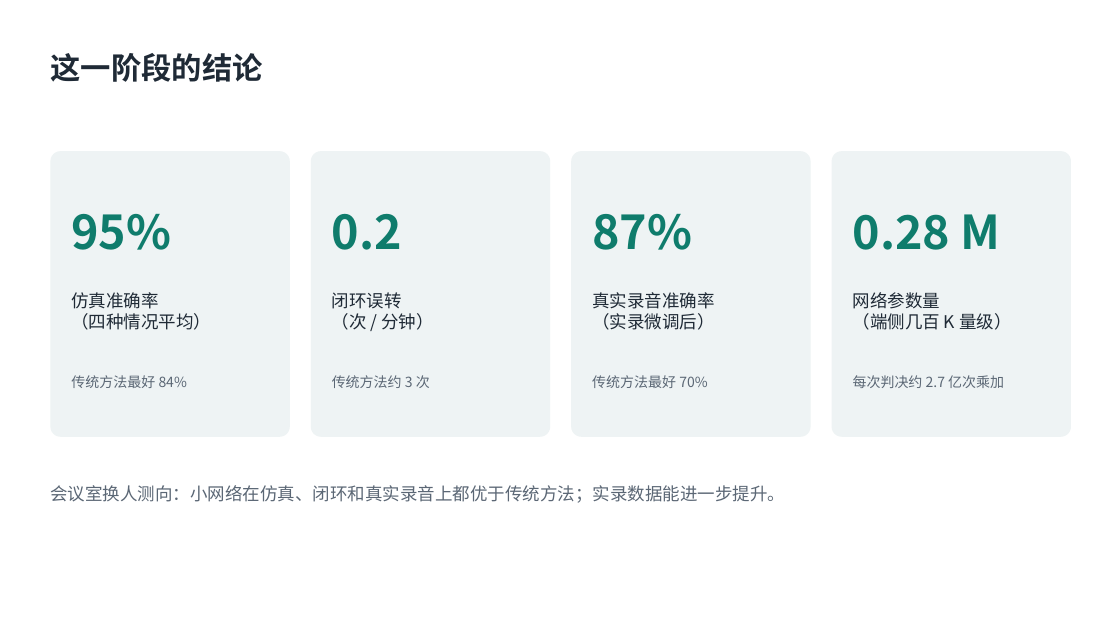
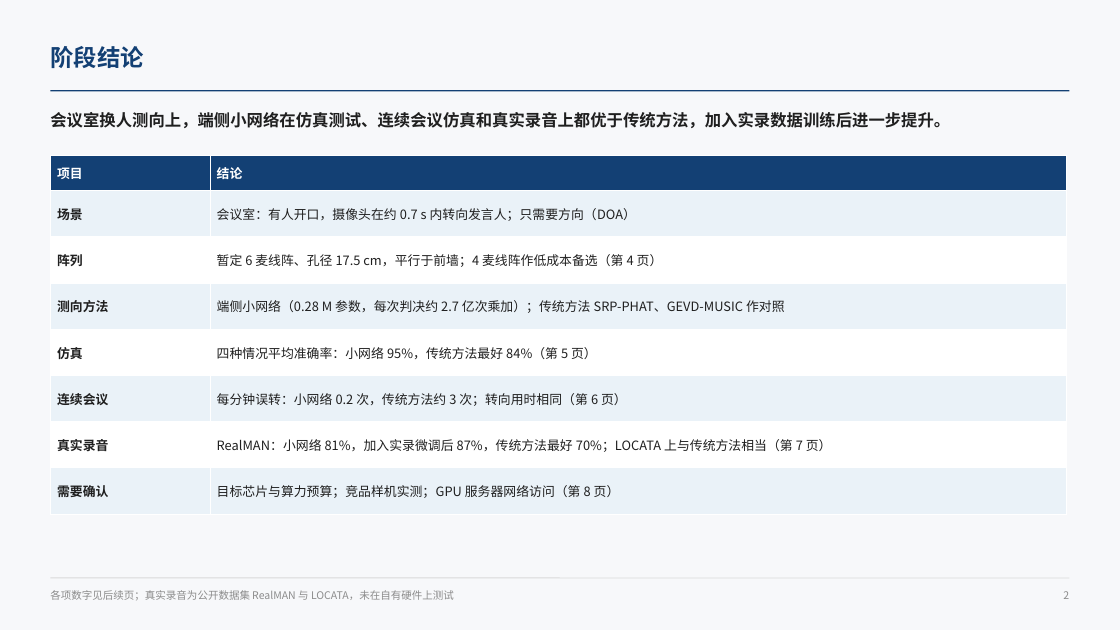
Before and after one commit to ZeroFoxxi/ssl-scene1, a slide deck: slide 2 of 01_场景一_摄像头声源定位/方案选型/场景一阶段汇报_会议室声源定位.pptx. Drawn at 1120x630 pixels with LibreOffice and Linux fonts; fonts in the diff are those of the drawing. Boxes give left, top, right and bottom in pixels: in the first picture for what was removed or moved away, otherwise in the second. Text is boxed around its words. In the diff, an @@ line names an element or a change of style, - is before the commit and + after.

```diff
--- a/01_场景一_摄像头声源定位/方案选型/场景一阶段汇报_会议室声源定位.pptx
+++ b/01_场景一_摄像头声源定位/方案选型/场景一阶段汇报_会议室声源定位.pptx
@@ background #FFFFFF to #F7F8FA @@
@@ text at (50,46,143,68): text changed; size 26 to 20 pt; text colour #1F2A36 to #134074 @@
-这一阶段的结论
+阶段结论
@@ text at (50,112,950,128): text changed; size 15 to 14 pt; text colour #5B6775 to #1F1F1F; bold on @@
-会议室换人测向：小网络在仿真、闭环和真实录音上都优于传统方法；实录数据能进一步提升。
+会议室换人测向上，端侧小网络在仿真测试、连续会议仿真和真实录音上都优于传统方法，加入实录数据训练后进一步提升。
@@ text "会议室换人测向上，端侧小网络在仿真测试、连续会议仿真和真实录音上都优于传统方法，加入实录数据训练后进一步提升。" at (50,112,950,128): vertical alignment top to middle @@
@@ line added from (50, 91) to (1070, 91), #134074 1 pt @@
@@ rounded rectangle removed at (50,151,290,437) @@
@@ table added at (50,155,1067,502), 8 rows, 2 columns @@
+项目 | 结论
+场景 | 会议室：有人开口，摄像头在约 0.7 s 内转向发言人；只需要方向（DOA）
+阵列 | 暂定 6 麦线阵、孔径 17.5 cm，平行于前墙；4 麦线阵作低成本备选（第 4 页）
+测向方法 | 端侧小网络（0.28 M 参数，每次判决约 2.7 亿次乘加）；传统方法 SRP-PHAT、GEVD-MUSIC 作对照
+仿真 | 四种情况平均准确率：小网络 95%，传统方法最好 84%（第 5 页）
+连续会议 | 每分钟误转：小网络 0.2 次，传统方法约 3 次；转向用时相同（第 6 页）
+真实录音 | RealMAN：小网络 81%，加入实录微调后 87%，传统方法最好 70%；LOCATA 上与传统方法相当（第 7 页）
+需要确认 | 目标芯片与算力预算；竞品样机实测；GPU 服务器网络访问（第 8 页）
@@ rounded rectangle removed at (311,151,550,437) @@
@@ rounded rectangle removed at (571,151,811,437) @@
@@ rounded rectangle removed at (832,151,1071,437) @@
@@ text removed at (71,213,171,250) @@
-95%
@@ text removed at (592,213,692,250) @@
-87%
@@ text removed at (853,214,1001,250) @@
-0.28 M
@@ text removed at (71,292,211,330) @@
-仿真准确率
-（四种情况平均）
@@ text removed at (332,292,433,330) @@
-闭环误转
-（次 / 分钟）
@@ text removed at (592,292,714,330) @@
-真实录音准确率
-（实录微调后）
@@ text removed at (853,292,1011,330) @@
-网络参数量
-（端侧几百 K 量级）
@@ text removed at (71,375,187,388) @@
-传统方法最好 84%
@@ text removed at (332,375,430,388) @@
-传统方法约 3 次
@@ text removed at (592,375,707,388) @@
-传统方法最好 70%
@@ text removed at (853,375,1004,388) @@
-每次判决约 2.7 亿次乘加
@@ line added from (50, 578) to (1070, 578), #D9D9D9 0.75 pt @@
@@ text added at (50,590,454,600), 9 pt, text #8C8C8C @@
+各项数字见后续页；真实录音为公开数据集 RealMAN 与 LOCATA，未在自有硬件上测试
@@ text at (1063,591,1069,599): text changed; size 40 to 9 pt; text colour #0F7C6C to #8C8C8C; bold off @@
-0.2
+2
```
Also in this commit, not shown: 6 other slides changed, 2 slides added, 1 slide removed, 2 other files.
